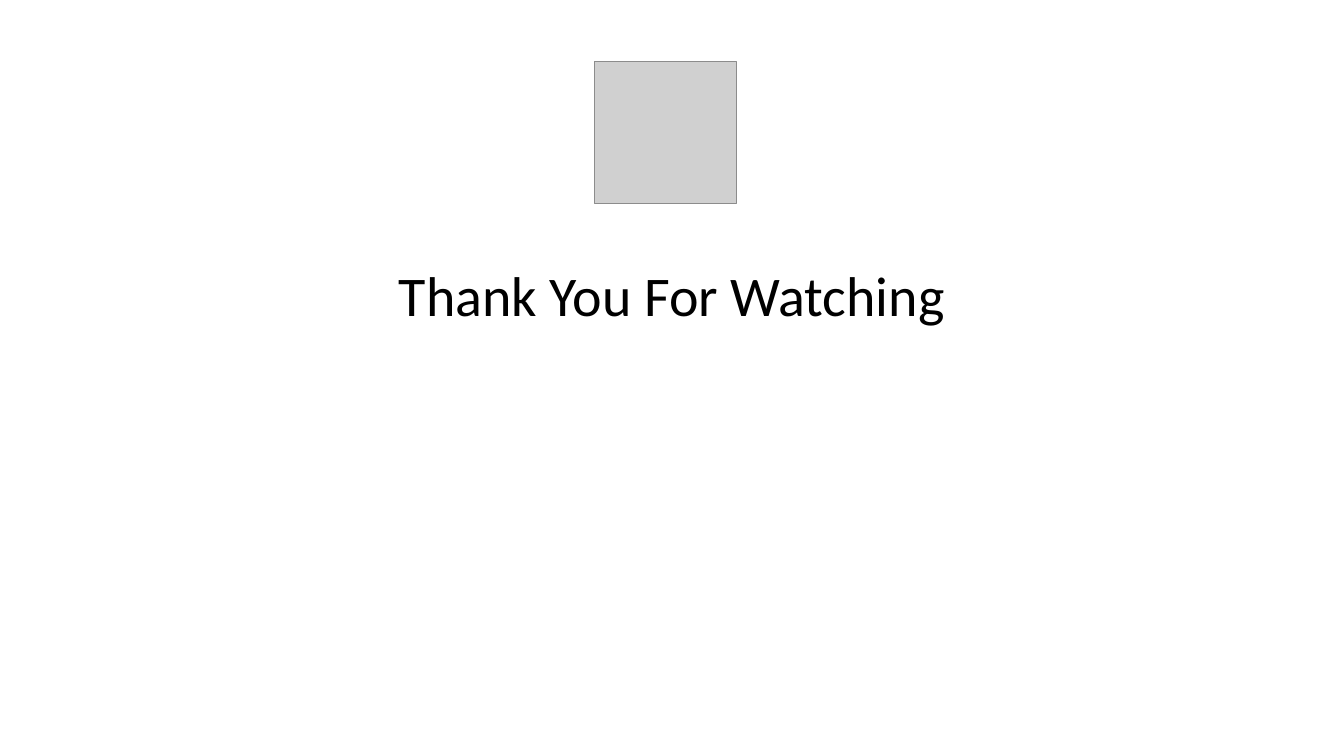
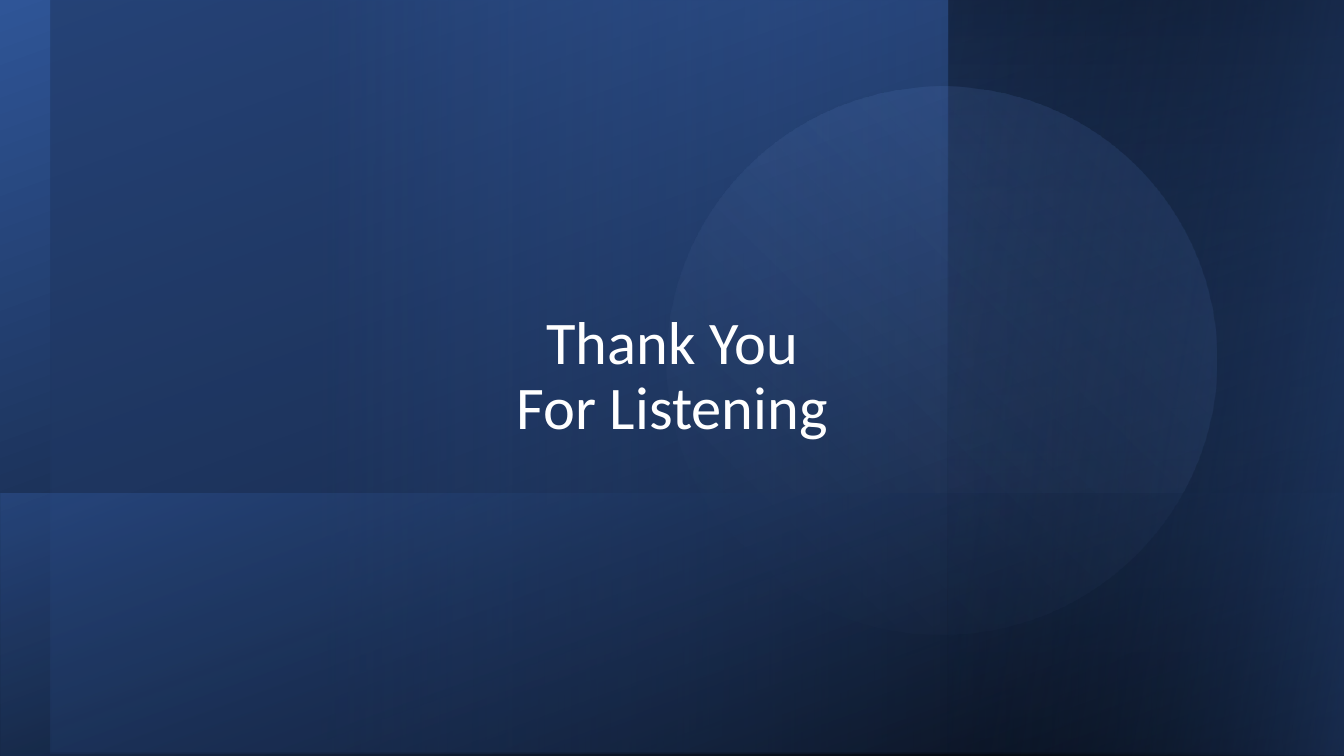
Before and after one commit to CheetoBuri/SE_SmartRide, a slide deck: slide 30 of 523K0010_523K0013.pptx. Drawn at 1344x756 pixels with LibreOffice and Linux fonts; fonts in the diff are those of the drawing; grey boxes stand for pictures. Boxes give left, top, right and bottom in pixels: in the first picture for what was removed or moved away, otherwise in the second. Text is boxed around its words. In the diff, an @@ line names an element or a change of style, - is before the commit and + after.

Commit message:
Updated pptx file

```diff
--- a/523K0010_523K0013.pptx
+++ b/523K0010_523K0013.pptx
@@ rectangle added at (x1=0, y1=0, x2=1344, y2=756), fill gradient #000000 to #2F5597 @@
@@ rectangle added at (x1=50, y1=0, x2=1344, y2=754), fill gradient #203864 to #4472C4 @@
@@ ellipse added at (x1=604, y1=24, x2=1280, y2=698), fill gradient #4472C4 to #8FAADC @@
@@ rectangle added at (x1=948, y1=1, x2=1344, y2=756), fill gradient #2F5597 to #000000 @@
@@ rectangle added at (x1=949, y1=0, x2=1344, y2=756), fill gradient #2F5597 to #000000 @@
@@ picture removed at (x1=595, y1=62, x2=737, y2=204) @@
@@ title "Thank You For Listening" at (x1=516, y1=322, x2=828, y2=440): vertical alignment middle to bottom @@
@@ title at (x1=516, y1=322, x2=828, y2=440): text changed; size 40 to 43.2 pt; text colour #000000 to #FFFFFF @@
-Thank You For Watching
+Thank You For Listening
@@ rectangle added at (x1=1, y1=494, x2=1344, y2=756), fill gradient #2F5597 to #000000 @@
```
Also in this commit, not shown: 7 other slides changed.
